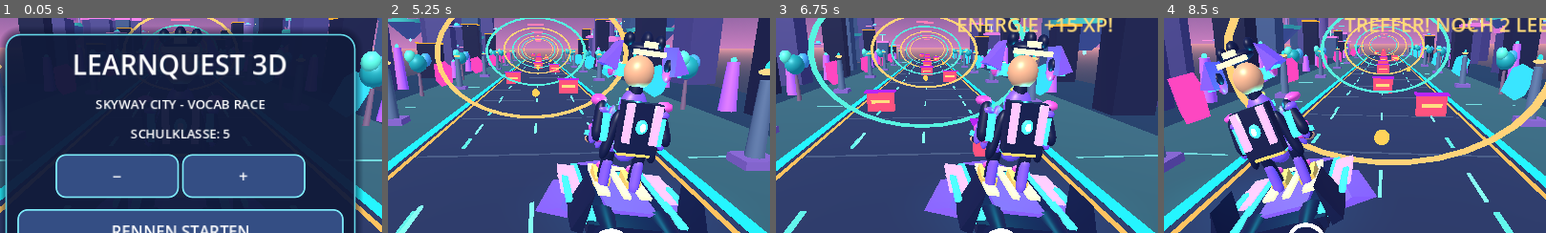
Above: before the commit, frames 1-4 (left to right).
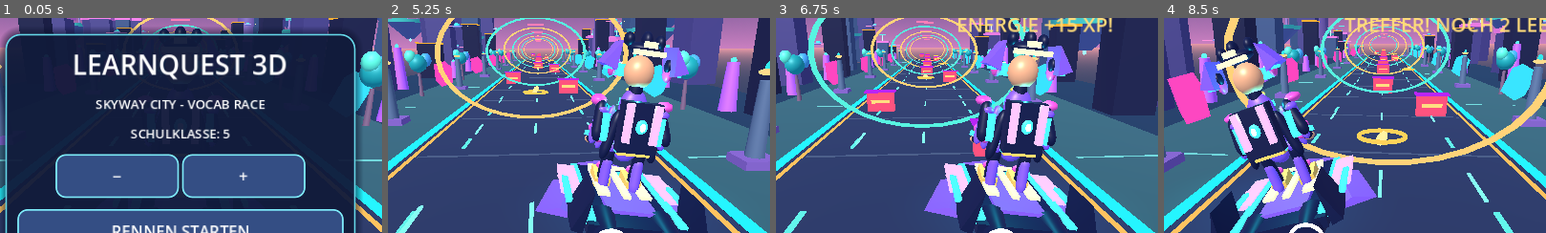
Above: after the commit, the same moments.

Repository: mtothek0703/learnquest-unity-web
Game: Godot game, scene res://main.tscn
The game is run twice, just before and just after one commit, with the same random seed, the same clock (stepped at 60 frames per second) and the same inputs.
Inputs:
- Up to frame 1 (0.05 s): no input
- Up to frame 2 (5.25 s): click "RECHTS >" at 0.5 s; click "SPRINGEN" at 1.25 s; click "TURBO" at 2 s; click "−" at 2.75 s; click "+" at 3.5 s; click "RENNEN STARTEN" at 4.25 s; hold Right from 5.03 s (still down)
- Up to frame 3 (6.75 s): tap Space at 5.27, 6.02 s; release Right at 5.78 s; hold S 5.78-6.53 s; hold Right from 6.53 s (still down)
- Up to frame 4 (8.5 s): tap Space at 7.52, 8.27 s; release Right at 8.03 s; hold Left from 8.03 s (still down)
The pictures show only the part of the screen within x 26-76%, y 17-67%; the shares and areas given below are measured in that part.

The runs differ from the first frame. In frame 2, 0.2% of the frame differs, in the area x 35-44%, y 16-37%; in frame 3, less than 0.1%; in frame 4, 0.6%, in the area x 50-66%, y 14-60%.

Commit message:
feat(godot): replace tiny energy pickups with animated luminous crystal gates

Diff:
--- a/godot/world.gd
+++ b/godot/world.gd
@@ -180,8 +180,33 @@
         item.set_meta("collected", false)
         run_items.add_child(item)
         if good:
-            sphere(item, Vector3(0, 1.4, 0), Vector3(0.54, 0.54, 0.54), Color("#ffd35a"), true)
-            sphere(item, Vector3(0, 1.4, 0), Vector3(0.28, 0.28, 0.28), Color("#fff6bf"), true)
+            # Large collectible energy gate with moving inner crystal.
+            # The silhouette is unmistakable from the chase camera.
+            var gate := TorusMesh.new()
+            gate.inner_radius = 0.72
+            gate.outer_radius = 0.87
+            gate.rings = 32
+            gate.ring_segments = 10
+            var outer := MeshInstance3D.new()
+            outer.name = "Energy gate"
+            outer.mesh = gate
+            outer.material_override = mat(Color("#ffd35a"), true)
+            outer.position = Vector3(0, 1.45, 0)
+            item.add_child(outer)
+            var core := Node3D.new()
+            core.name = "Animated core"
+            core.position = Vector3(0, 1.45, 0)
+            item.add_child(core)
+            var diamond := SphereMesh.new()
+            diamond.radial_segments = 8
+            diamond.rings = 4
+            var crystal := MeshInstance3D.new()
+            crystal.mesh = diamond
+            crystal.material_override = mat(Color("#fff4a3"), true)
+            crystal.scale = Vector3(0.37, 0.64, 0.37)
+            core.add_child(crystal)
+            for side in [-1.0, 1.0]:
+                sphere(item, Vector3(side * 0.78, 1.45, 0), Vector3(0.12, 0.12, 0.12), Color("#fff4a3"), true)
         else:
             cube(item, Vector3(0, 0.68, 0), Vector3(1.85, 1.36, 0.7), Color("#fe537f"), true)
             cube(item, Vector3(0, 0.72, 0.39), Vector3(1.27, 0.22, 0.06), Color("#ffdf81"), true)
@@ -228,7 +253,12 @@
         item.position.z += speed * delta
         var is_energy: bool = bool(item.get_meta("energy"))
         if is_energy:
-            item.rotation.y += delta * 2.8
+            # Animate the collectible independently from the world motion.
+            var core: Node3D = item.get_node_or_null("Animated core")
+            if core != null:
+                core.rotation.y += delta * 2.8
+                core.rotation.z += delta * 0.6
+                core.position.y = 1.45 + sin(distance * 0.12 + float(item.get_index())) * 0.15
         if previous_z < rider.position.z and item.position.z >= rider.position.z and not bool(item.get_meta("collected")):
             item.set_meta("collected", true)
             if absf(item.position.x - rider.position.x) < 1.45:
